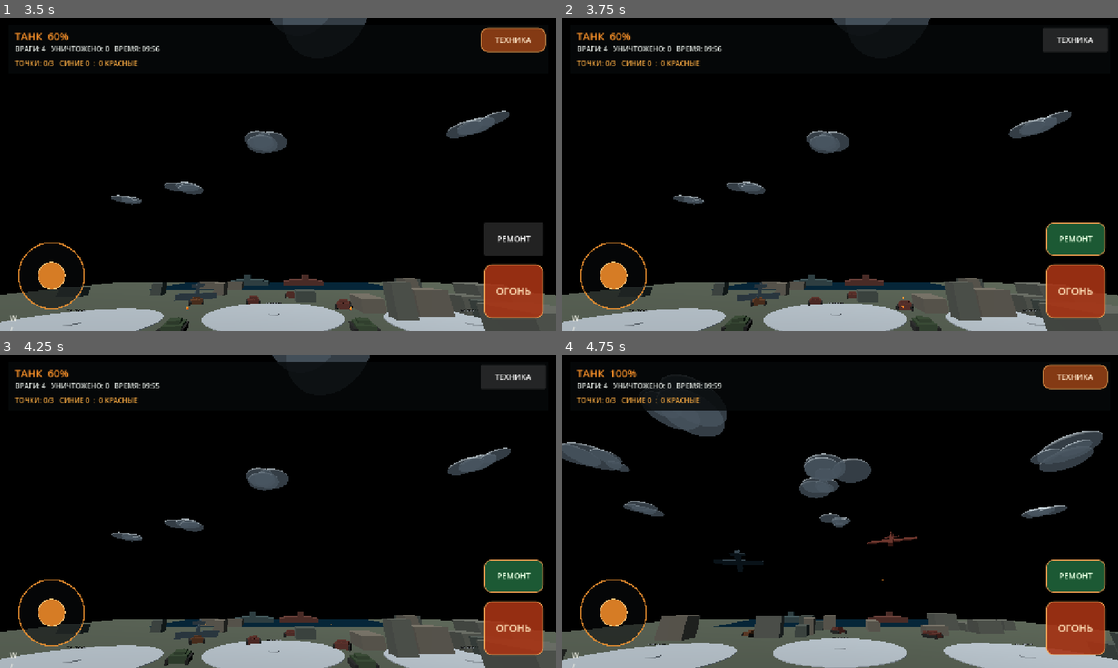
Above: before the commit, frames 1-4 (two rows, left to right).
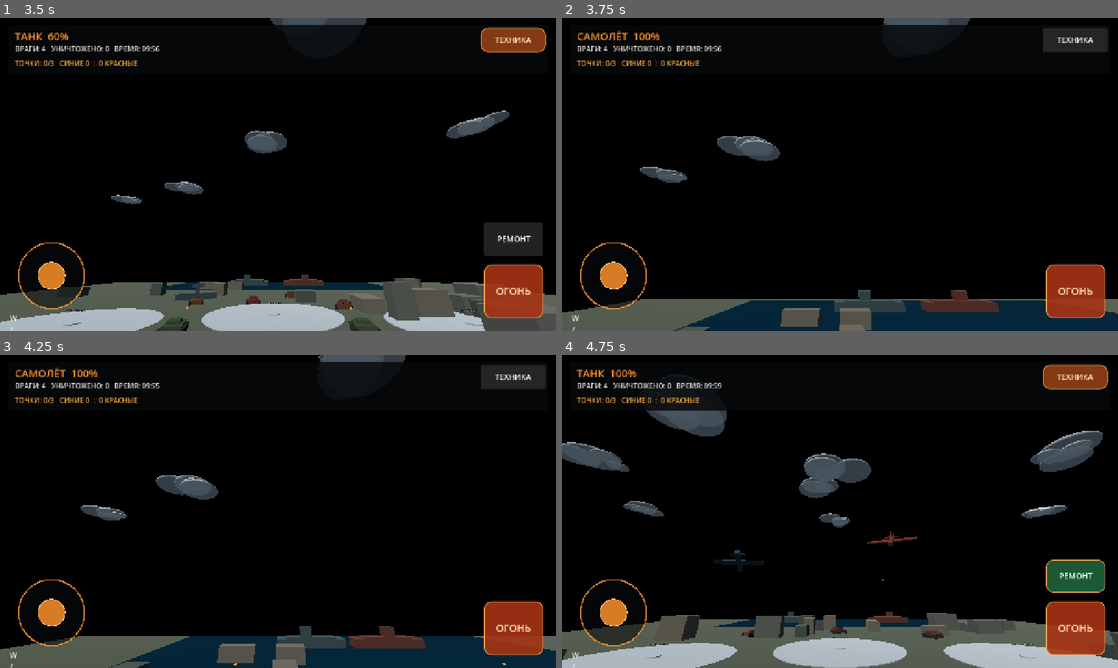
Above: after the commit, the same moments.

Repository: p87010834-ai/WAR-BATTLE-MOBILE
Game: Godot game, scene res://scenes/main.tscn
Two runs of this game, one before a commit and one after it. Both use one fixed random seed, a clock stepped at 60 frames per second and the inputs below.
Inputs (mouse positions are in pixels of both pictures, inside the frame that each line leads up to):
- Up to frame 1 (3.5 s): tap Enter at 0.5 s; drag from (50, 274) to (333, 105) at 0.52 s; drag from (166, 190) to (250, 237) at 1.27 s; click "ОГОНЬ" at 2 s; click "РЕМОНТ" at 2.75 s
- Up to frame 2 (3.75 s): click "ТЕХНИКА" at 3.5 s
- Up to frame 3 (4.25 s): no input
- Up to frame 4 (4.75 s): move the mouse to (895, 442) at 4.27 s; hold L (air_roll_right) from 4.28 s (still down); tap R at 4.35 s

Frame 1 is identical in both runs. In frame 2, 17% of the frame differs, in the area x 0-100%, y 0-100%; in frame 3, 17%; in frame 4, nothing differs.

Commit message:
Register game manager for mobile vehicle controls

Diff:
--- a/godot/scripts/main.gd
+++ b/godot/scripts/main.gd
@@ -33,6 +33,7 @@
 var ally_spawns := [Vector3(-9, 0.15, 23), Vector3(9, 0.15, 23)]
 
 func _ready() -> void:
+	add_to_group("game_manager")
 	_build_world()
 	profile.load_profile()
 	settings.load_settings()
